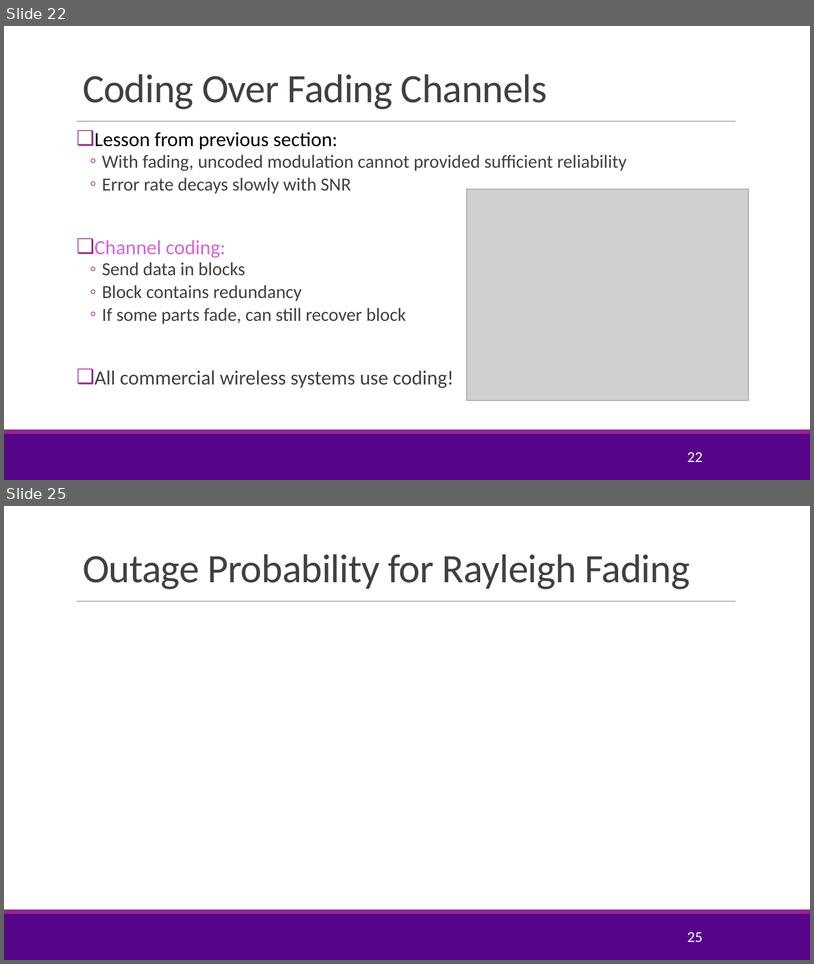
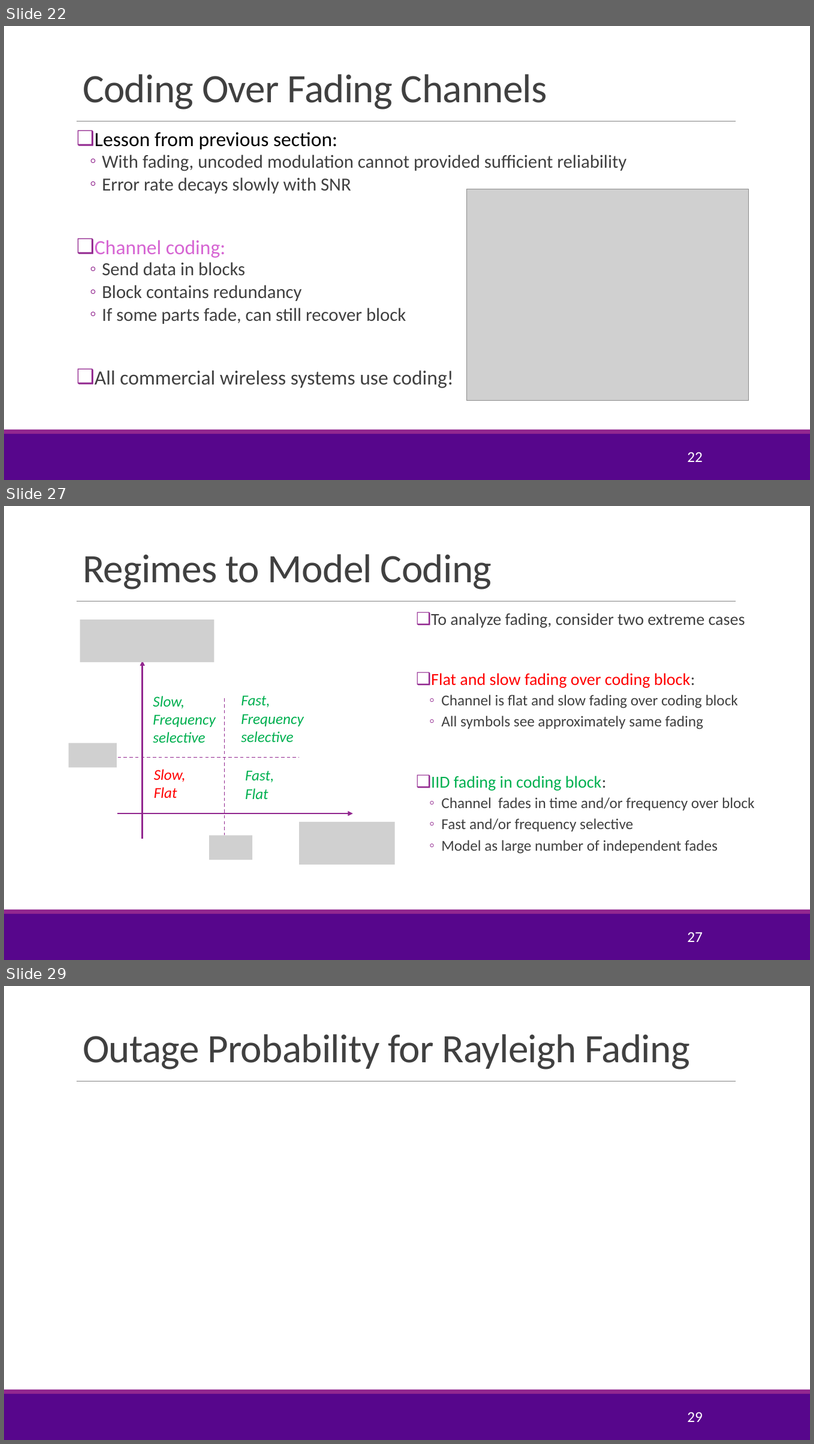
Before and after one commit to sdrangan/wirelesscomm, a slide deck: lectures/Unit04_Coding.pptx. Shown one above the other, each under a label of ours: slides 22 and 25 before the commit, slides 22, 27 and 29 after it; the slides between them are not shown. The pictures are 814x964 and 814x1444 pixels, drawn with LibreOffice and Linux fonts; fonts in the diff are those of the drawing; grey boxes stand for pictures; background and template pictures are left out. Boxes give left, top, right and bottom in pixels: in the first picture for what was removed or moved away, otherwise in the second. Text is boxed around its words. In the diff, an @@ line names an element or a change of style, - is before the commit and + after.

```diff
--- a/lectures/Unit04_Coding.pptx
+++ b/lectures/Unit04_Coding.pptx
@@ slide 27 added at <box>4,506,810,960</box>, background #FFFFFF; not listed: 3 template elements that a slide beside it also shows @@
@@ title added at <box>83,554,492,589</box>, 48 pt, text #404040 @@
+Regimes to Model Coding
@@ text added at <box>431,613,755,853</box>, 18 pt, text #404040 @@
+❑ To analyze fading, consider two extreme cases
+❑ Flat and slow fading over coding block:
+  ◦ Channel is flat and slow fading over coding block
+  ◦ All symbols see approximately same fading
+❑ IID fading in coding block:
+  ◦ Channel fades in time and/or frequency over block
+  ◦ Fast and/or frequency selective
+  ◦ Model as large number of independent fades
@@ picture added at <box>80,620,215,663</box> @@
@@ arrow added from (143, 838) to (143, 661), #92278F 1.75 pt @@
@@ text added at <box>153,696,215,742</box>, 18 pt, text #00B050, italic @@
+Slow,
+Frequency
+selective
@@ line added from (224, 699) to (224, 835), #92278F 1 pt dashed @@
@@ text added at <box>241,695,303,742</box>, 18 pt, text #00B050, italic @@
+Fast,
+Frequency
+selective
@@ picture added at <box>69,743,117,768</box> @@
@@ line added from (112, 757) to (299, 757), #92278F 1 pt dashed @@
@@ text added at <box>154,769,186,798</box>, 18 pt, text #FF0000, italic @@
+Slow,
+Flat
@@ text added at <box>245,770,274,799</box>, 18 pt, text #00B050, italic @@
+Fast,
+Flat
@@ arrow added from (118, 813) to (353, 813), #92278F 1.75 pt @@
@@ picture added at <box>299,822,395,865</box> @@
@@ picture added at <box>210,835,252,859</box> @@
@@ page number added at <box>687,931,703,942</box>, 18 pt, text #FFFFFF @@
+27
@@ what was slide 25 is now slide 29 @@
@@ page number at <box>687,1411,703,1422</box>: text changed @@
-25
+29
```
Also in this commit, not shown: 10 slides changed, 6 other slides added, 4 other files.
